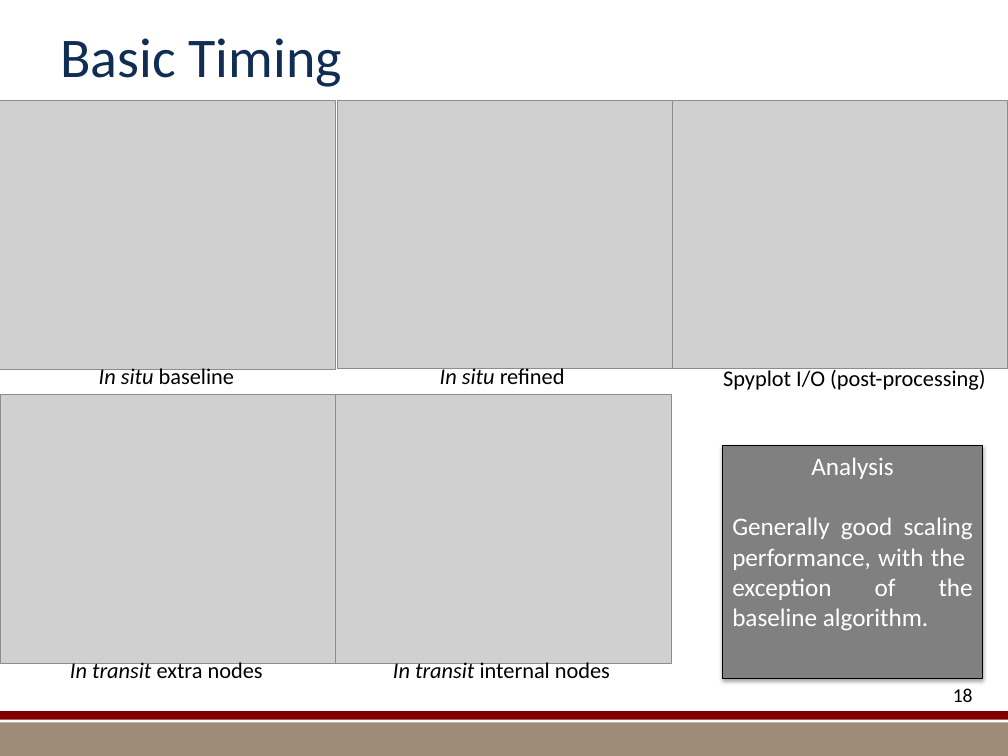
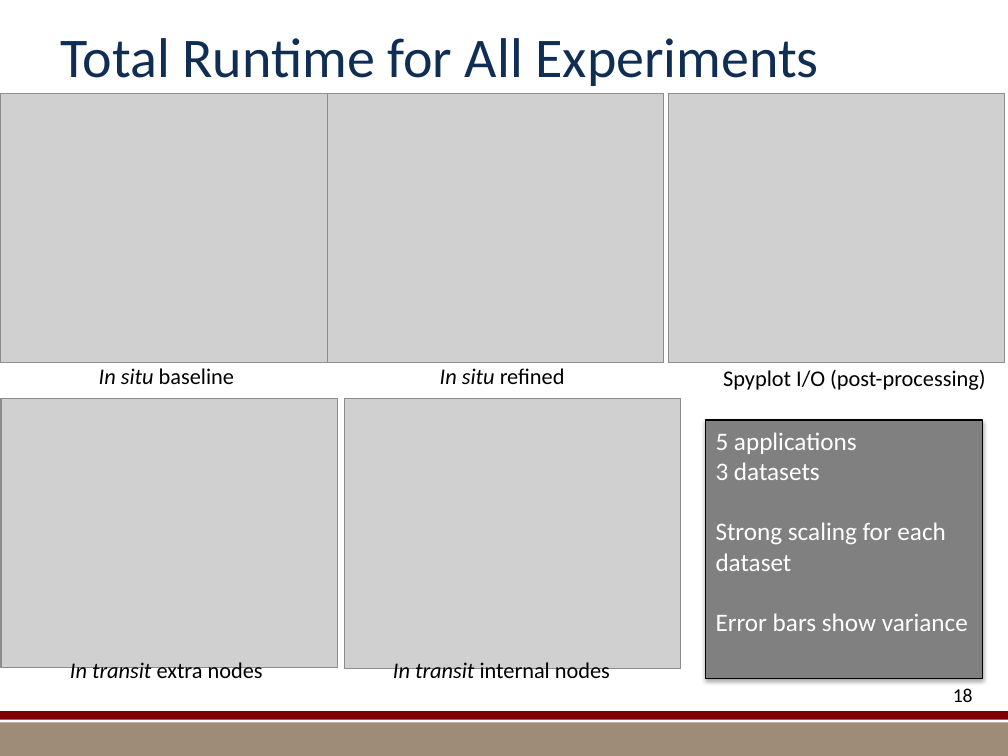
Before and after one commit to kmorel-papers/MilestoneFY13, a slide deck: slide 18 of Summary/SummarySlides.pptx. Drawn at 1008x756 pixels with LibreOffice and Linux fonts; fonts in the diff are those of the drawing; grey boxes stand for pictures; background and template pictures are left out. Boxes give left, top, right and bottom in pixels: in the first picture for what was removed or moved away, otherwise in the second. Text is boxed around its words. In the diff, an @@ line names an element or a change of style, - is before the commit and + after.

```diff
--- a/Summary/SummarySlides.pptx
+++ b/Summary/SummarySlides.pptx
@@ title at [60, 38, 819, 86]: text changed @@
-Basic Timing
+Total Runtime for All Experiments
@@ picture: place and size @@
-picture at [0, 101, 336, 369]
+picture at [0, 94, 337, 363]
@@ picture: place and size @@
-picture at [338, 101, 673, 369]
+picture at [328, 94, 664, 363]
@@ picture: place and size @@
-picture at [672, 101, 1008, 369]
+picture at [668, 94, 1005, 363]
@@ picture: place and size @@
-picture at [1, 395, 337, 663]
+picture at [1, 399, 338, 668]
@@ picture: place and size @@
-picture at [336, 395, 671, 663]
+picture at [345, 399, 681, 668]
@@ rectangle "5 applications": place and size @@
-rectangle "5 applications" at [723, 446, 983, 678]
+rectangle "5 applications" at [706, 420, 983, 678]
@@ text in rectangle at [716, 432, 968, 631]: text changed @@
-Analysis
-Generally good scaling performance, with the exception of the baseline algorithm.
+5 applications
+3 datasets
+Strong scaling for each dataset
+Error bars show variance
```
Also in this commit, not shown: 11 other slides changed, 4 slides added, 3 slides removed, 19 other files.
